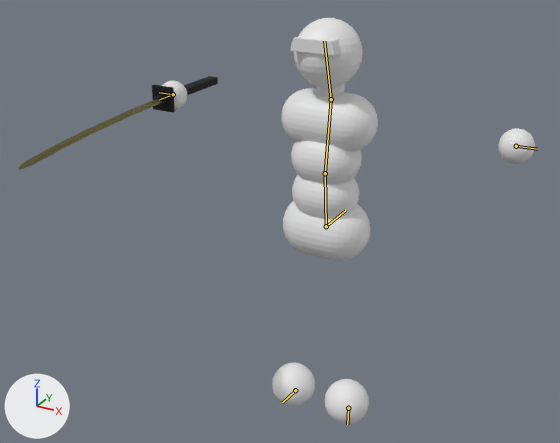
A saved change to the Blender file asset_raws/simple_combat_char.blend.
One viewpoint serves both versions: a camera (50 mm lens) standing at (1.24, -2.64, 2.22) and looking at (-0.36, 0.28, 0.76). Lighting does not change. The marker at lower left points along +X, +Y and +Z. The older version comes first. The bones that change, and the others that lie on the model, are drawn over the model as lines.

Names of what the first picture shows: 'Body', 'Sword'.
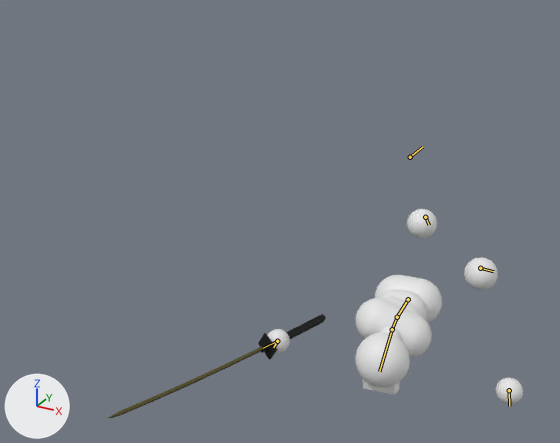
The newer file adds an action. The first version stands in its rest pose; the second is drawn at frame 10 of the action 'Health_depleted'.

The change in detail:
Bone 'Root bone' (bone_root_bone) moves from (0.0, 0.0, 0.0) to (0.0, 1.0, 0.0).
Bone 'Lower back' (bone_lower_back) moves from (0.0, 0.0, 0.0) to (-0.051, -0.81, -0.097).
Bone 'Lower back' (bone_lower_back) turns from (0, 0, 0) to (-80, 6, 0) degrees about its own x, y and z.
Bone 'Upper back' (bone_upper_back) turns from (0, 0, 0) to (0, -17, 9) degrees about its own x, y and z.
Bone 'Head' (bone_head) turns from (0, 0, 0) to (-17, 20, 0) degrees about its own x, y and z.
Bone 'Hand.L' (bone_hand_l) moves from (0.0, 0.0, 0.0) to (-1.328, 0.011, -0.504).
Bone 'Hand.L' (bone_hand_l) turns from (0, 0, 0) to (-68, 36, 10) degrees about its own x, y and z.
Bone 'Foot.L' (bone_foot_l) moves from (0.0, 0.0, 0.0) to (-0.197, -0.497, 0.39).
Bone 'Foot.L' (bone_foot_l) turns from (0, 0, 0) to (79, 0, 63) degrees about its own x, y and z.
Bone 'Hand.R' (bone_hand_r) moves from (0.0, 0.0, 0.0) to (-1.314, -0.326, 0.668).
Bone 'Hand.R' (bone_hand_r) turns from (0, 0, 0) to (-14, 16, 56) degrees about its own x, y and z.
Bone 'Foot.R' (bone_foot_r) moves from (0.0, 0.0, 0.0) to (0.231, -0.855, 0.452).
Bone 'Foot.R' (bone_foot_r) turns from (0, 0, 0) to (5, 3, -99) degrees about its own x, y and z.
Bone 'Sword attachment' (bone_sword_attachment) moves from (0.0, 0.0, 0.0) to (0.326, 0.668, 1.314).
Bone 'Sword attachment' (bone_sword_attachment) turns from (0, 0, 0) to (5, 57, 25) degrees about its own x, y and z.

Where the change shows, as pixel boxes (x1, y1, x2, y2) in the pictures (560 x 443 px):
'Body', posed (32% narrower, 52% shorter): before (162, 18, 535, 424); after (268, 209, 523, 404)
'Sword', posed (9% wider, 11% taller): before (19, 76, 218, 170); after (108, 314, 326, 418)
bone 'Root bone', root to tip: before (326, 226) to (345, 210); after (410, 157) to (422, 147)
bone 'Lower back', root to tip: before (326, 226) to (325, 173); after (408, 299) to (397, 317)
bone 'Upper back', root to tip: before (325, 173) to (331, 99); after (397, 317) to (392, 329)
bone 'Head', root to tip: before (331, 99) to (324, 41); after (392, 329) to (379, 371)
bone 'Hand.L', root to tip: before (516, 146) to (537, 149); after (509, 390) to (509, 406)
bone 'Foot.L', root to tip: before (348, 408) to (347, 424); after (480, 268) to (493, 271)
bone 'Hand.R', root to tip: before (173, 94) to (159, 92); after (277, 341) to (273, 347)
bone 'Foot.R', root to tip: before (295, 390) to (282, 402); after (425, 217) to (429, 225)
bone 'Sword attachment', root to tip: before (173, 94) to (159, 99); after (277, 341) to (263, 348)
